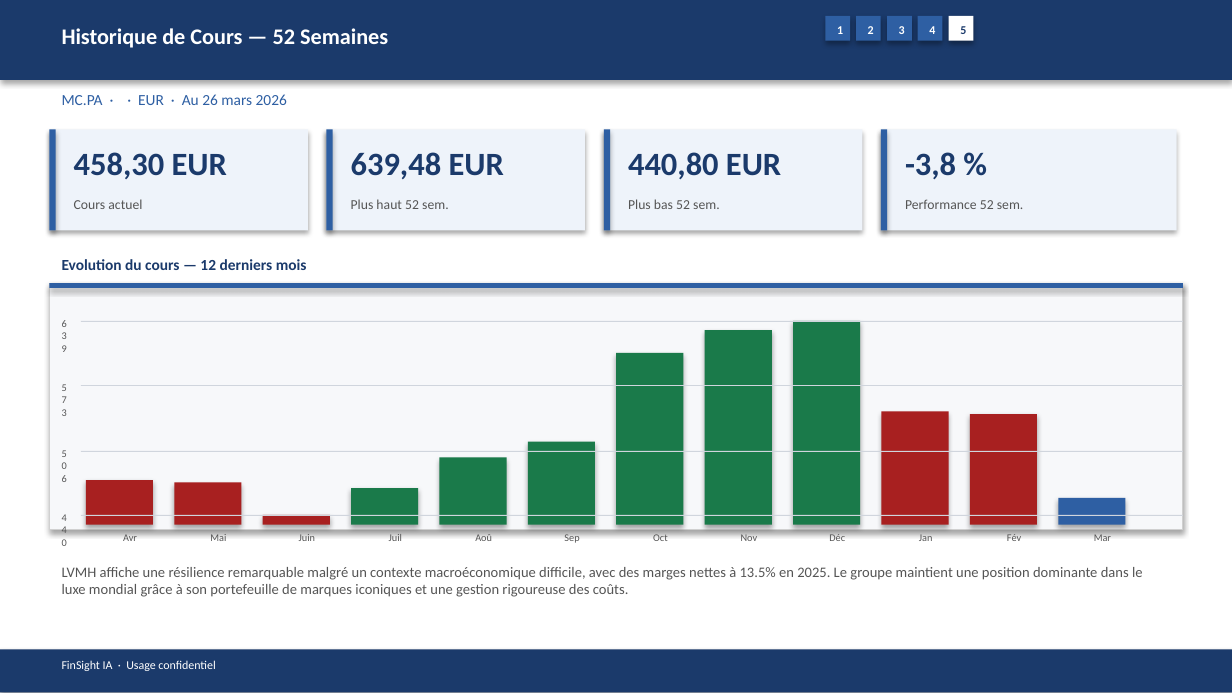
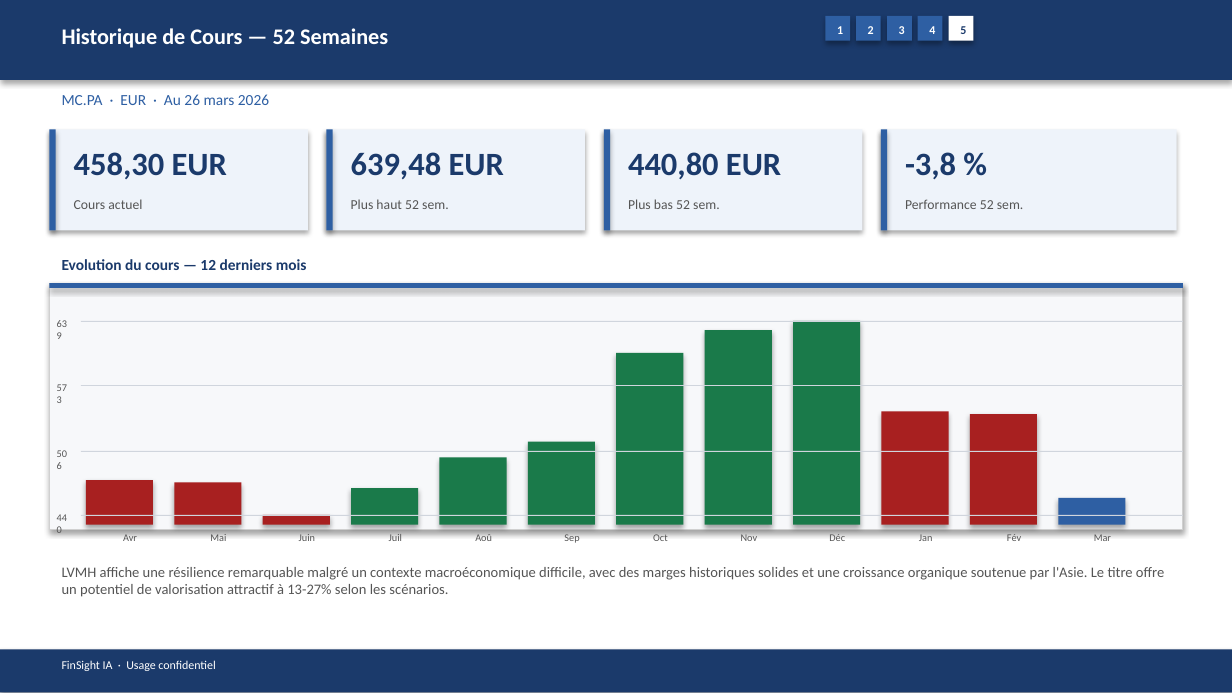
Before and after one commit to baptistejeh07-art/finsight-ia, a slide deck: slide 20 of preview/MC.PA/MC.PA_pitchbook.pptx. Drawn at 1232x693 pixels with LibreOffice and Linux fonts; fonts in the diff are those of the drawing. Boxes give left, top, right and bottom in pixels: in the first picture for what was removed or moved away, otherwise in the second. Text is boxed around its words. In the diff, an @@ line names an element or a change of style, - is before the commit and + after.

```diff
--- a/preview/MC.PA/MC.PA_pitchbook.pptx
+++ b/preview/MC.PA/MC.PA_pitchbook.pptx
@@ text at (x1=62, y1=94, x2=269, y2=105): text changed @@
-MC.PA · · EUR · Au 26 mars 2026
+MC.PA · EUR · Au 26 mars 2026
@@ text "639" rewrapped from (x1=49, y1=312, x2=79, y2=331) to (x1=44, y1=312, x2=83, y2=331) @@
@@ text "573" rewrapped from (x1=49, y1=376, x2=79, y2=395) to (x1=44, y1=376, x2=83, y2=395) @@
@@ text "506" rewrapped from (x1=49, y1=441, x2=79, y2=461) to (x1=44, y1=441, x2=83, y2=461) @@
@@ text "440" rewrapped from (x1=49, y1=505, x2=79, y2=525) to (x1=44, y1=505, x2=83, y2=525) @@
@@ text at (x1=62, y1=567, x2=1164, y2=597): text changed @@
-LVMH affiche une résilience remarquable malgré un contexte macroéconomique difficile, avec des marges nettes à 13.5% en 2025. Le groupe maintient une position dominante dans le luxe mondial grâce à son portefeuille de marques iconiques et une gestion rigoureuse des coûts.
+LVMH affiche une résilience remarquable malgré un contexte macroéconomique difficile, avec des marges historiques solides et une croissance organique soutenue par l'Asie. Le titre offre un potentiel de valorisation attractif à 13-27% selon les scénarios.
```
Also in this commit, not shown: 12 other slides changed, 3 other files.
